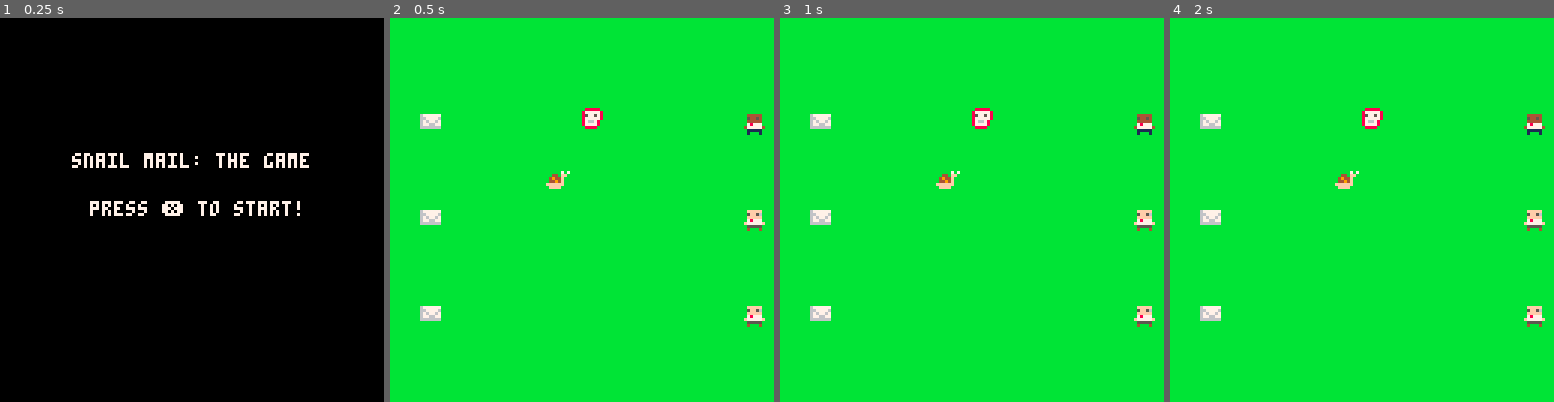
Above: before the commit, frames 1-4 (left to right).
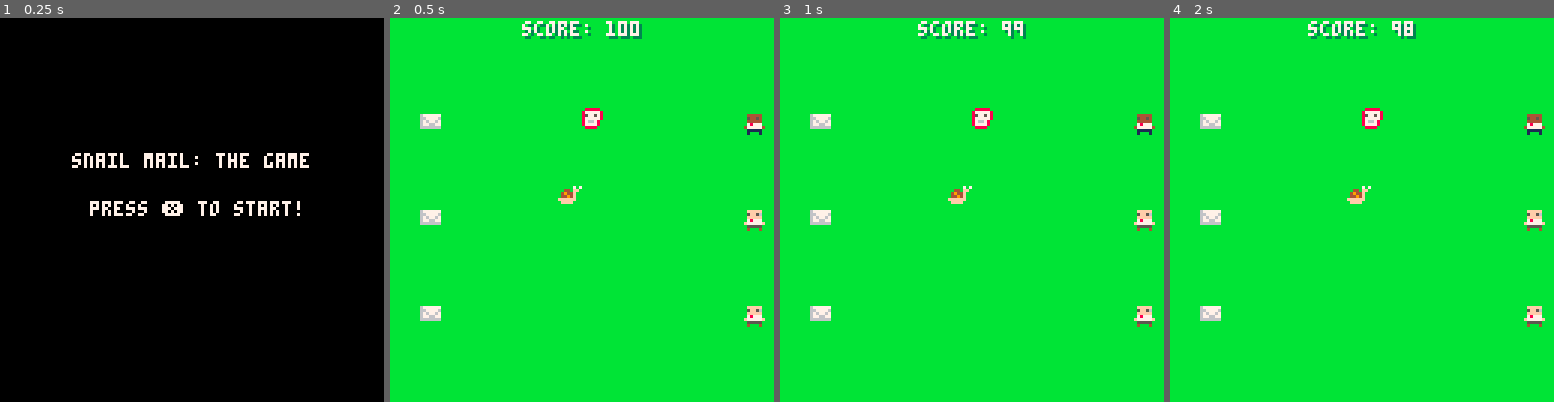
Above: after the commit, the same moments.

Repository: lenrar/snail-mail
Game: PICO-8 cartridge snail.p8
Same seed, same stepped clock (60 frames per second), same inputs: the game is played once before the commit and once after it.
Inputs:
- Up to frame 1 (0.25 s): no input
- Up to frame 2 (0.5 s): tap X (X key) at 0.33 s
- Up to frame 3 (1 s): no input
- Up to frame 4 (2 s): tap X (X key) at 1.07, 1.85 s; hold Right from 1.6 s (still down)

Frame 1 is identical in both runs. In frame 2, 1.2% of the frame differs, in the area x 34-66%, y 0-49%; in frame 3, 1.1%; in frame 4, 1.1%.

Commit message:
Added interaction with human actors, sounds

Diff:
--- a/snail.p8
+++ b/snail.p8
@@ -2,6 +2,10 @@
 version 18
 __lua__
 --initialize
+
+points = 100
+
+timer = 0
 
 states = {menu=0, game=1}
 
@@ -28,6 +32,7 @@
 }
 
 people={}
+human_sprites = {5, 21}
 letters = {}
 skulls = {}
 plants={}
@@ -46,10 +51,10 @@
 sprite_size=8
 
 bounds = {
-	x0=-sprite_size+snail.width,
-	y0=-sprite_size+snail.height,
-	x1=screen_width-sprite_size,
-	y1=screen_height-sprite_size
+	x0=0,
+	y0=0,
+	x1=screen_width,
+	y1=screen_height
 }
 
 white=7
@@ -58,6 +63,7 @@
 // init variables
 function _init()
 	cls()
+	music(0)
 
 	lvl_change(1)
 
@@ -107,14 +113,22 @@
 end
 
 function update_game()
+	update_points()
 	update_snail()
 	update_letters()
 	update_skulls()
+	update_people()
 
 	if btnp(❎) then
 		state = states.menu
 	end
 
+end
+
+function update_points()
+	if timer%30 == 0 then
+		points -= 1
+	end
 end
 
 function update_snail()
@@ -141,6 +155,7 @@
 			snail.post=true
 			i-=1
 			len=#letters
+			sfx(5)
 
 		end
 		i+=1
@@ -161,10 +176,46 @@
 			snail.demon=true
 			i-=1
 			len=#skulls
+			sfx(7)
 
 		end
 		i+=1
 	end
+end
+
+function update_people()
+	-- you guessed it, this
+	-- updates all people actors
+	local i = 1
+	local len = #people
+	while i <= len do
+		local person = people[i]
+		if collides(snail, person)
+		and not person.dead then
+
+			if snail.demon then
+				points += 1
+				--die
+				people[i].dead = true
+				people[i].sprt = 52
+				snail.demon = false
+				sfx(4)
+			elseif snail.post then
+				--disappear, + points!
+				del(people, person)
+				i-=1
+				len=#people
+				points += 10
+				snail.post = false
+				sfx(6)
+			else
+				-- maybe allow snail to push?
+			end
+
+		end
+		i+=1
+	end
+
 end
 -->8
 --draw
@@ -182,6 +233,7 @@
 
 	draw_actors()
 	draw_snail()
+	draw_ui()
 
 end
 
@@ -201,10 +253,22 @@
 		end
 	end
 end
+
+function draw_ui()
+	score_string = "score: " .. points
+	cprint(score_string, 1, -59, 3)
+	cprint(score_string, 0, -60, 7)
+end
 -->8
 --main
 
 function _update()
+	timer += 1
+	-- reset timer once a minute
+	if timer >= 1800 then
+		timer = 0
+	end
+
 	if(state == states.menu) then
 		update_menu()
 	elseif (state == states.game) then
@@ -271,6 +335,24 @@
 -- ============
 -- game helpers
 -- ============
+
+function enforce_bounds(a, b)
+	-- a: actor (has x, y, width, height)
+	-- b: bounds (has x0,x1,y0,y1)
+	bnds = b or bounds
+	-- actor specific bounds
+	-- assume all sprites are
+	-- aligned upper-left
+	local a_bnds = {
+		x0=bnds.x0,
+		x1=bnds.x1 - a.width,
+		y0=bnds.y0,
+		y1=bnds.y1 - a.height
+	}
+
+	a.x = min(max(a.x, a_bnds.x0), a_bnds.x1)
+	a.y = min(max(a.y, a_bnds.y0), a_bnds.y1)
+end
 
 function collides(a1, a2)
 	-- true if actors are colliding
@@ -314,12 +396,17 @@
 end
 
 function add_person(x, y)
+	local sprite = human_sprites[flr(rnd(#human_sprites)) + 1]
+
 	local actor = {
 		x = x or 0,
 		y = y or 0,
 		width = 7,
 		height = 7,
-		sprt = flr(rnd(2)) + 49
+		base_sprt = sprite,
+		sprt = sprite,
+		dead=false,
+		speed=0.8
 	}
 	t = people
 
@@ -360,8 +447,7 @@
 
 	snail.x += move.x
 	snail.y += move.y
-	snail.x = min(max(snail.x, bounds.x0), bounds.x1)
-	snail.y = min(max(snail.y, bounds.y0), bounds.y1)
+	enforce_bounds(snail)
 end
 
 function animate_snail()
Not shown, changed: 21 lines of the sprite sheet (__gfx__) section of snail.p8
Not shown, changed: the music (__music__) section of snail.p8
Not shown, changed: the sound effects (__sfx__) section of snail.p8
